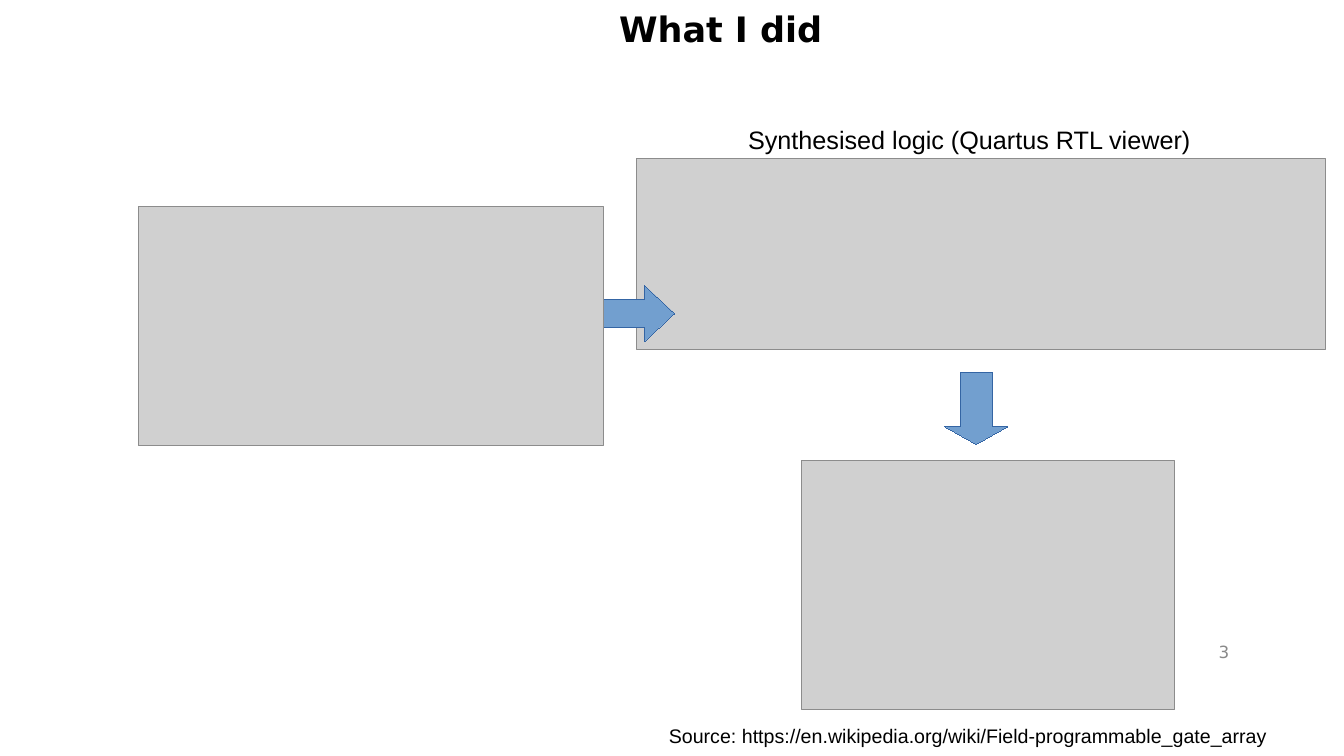
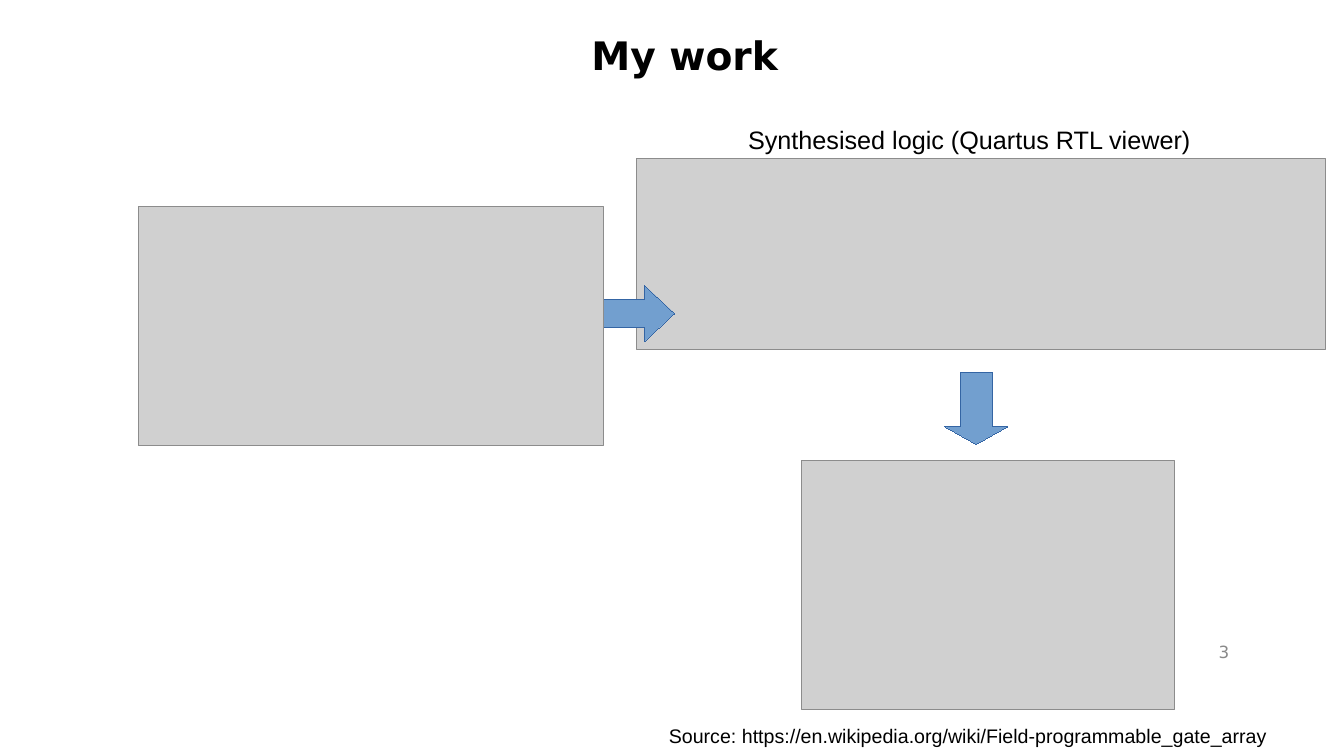
Before and after one commit to gasparka/thesis, a slide deck: slide 3 of presentation.odp. Drawn at 1344x756 pixels with LibreOffice and Linux fonts; fonts in the diff are those of the drawing; grey boxes stand for pictures; background and template pictures are left out. Boxes give left, top, right and bottom in pixels: in the first picture for what was removed or moved away, otherwise in the second. Text is boxed around its words. In the diff, an @@ line names an element or a change of style, - is before the commit and + after.

```diff
--- a/presentation.odp
+++ b/presentation.odp
@@ text at box(591, 40, 777, 79): text changed; size 25 to 28 pt @@
-What I did
+My work
```
Also in this commit, not shown: 8 other slides changed, 2 slides added, 4 slides removed, 1 other file.
